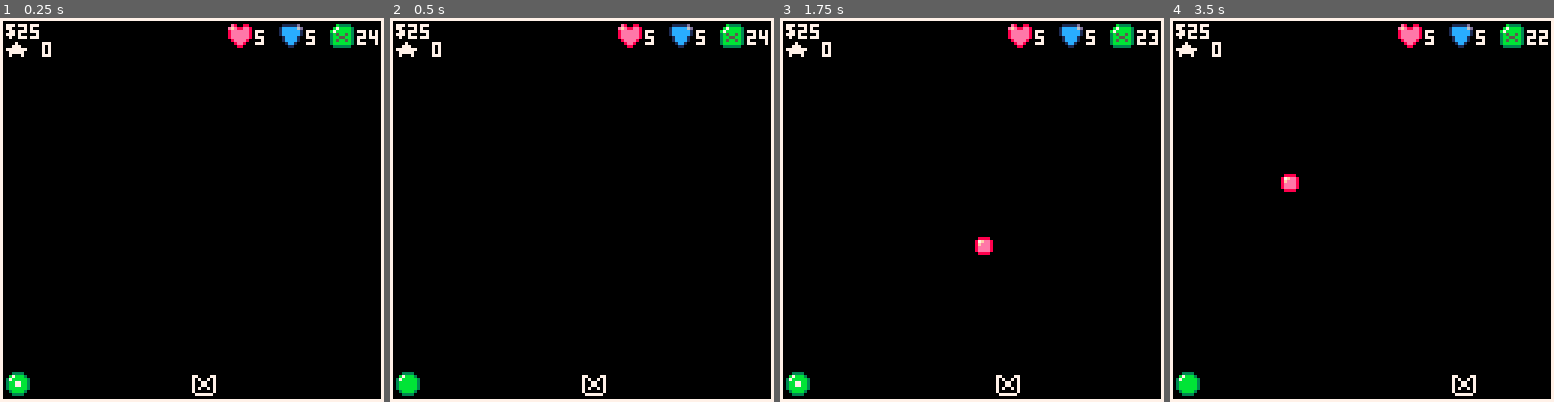
Above: before the commit, frames 1-4 (left to right).
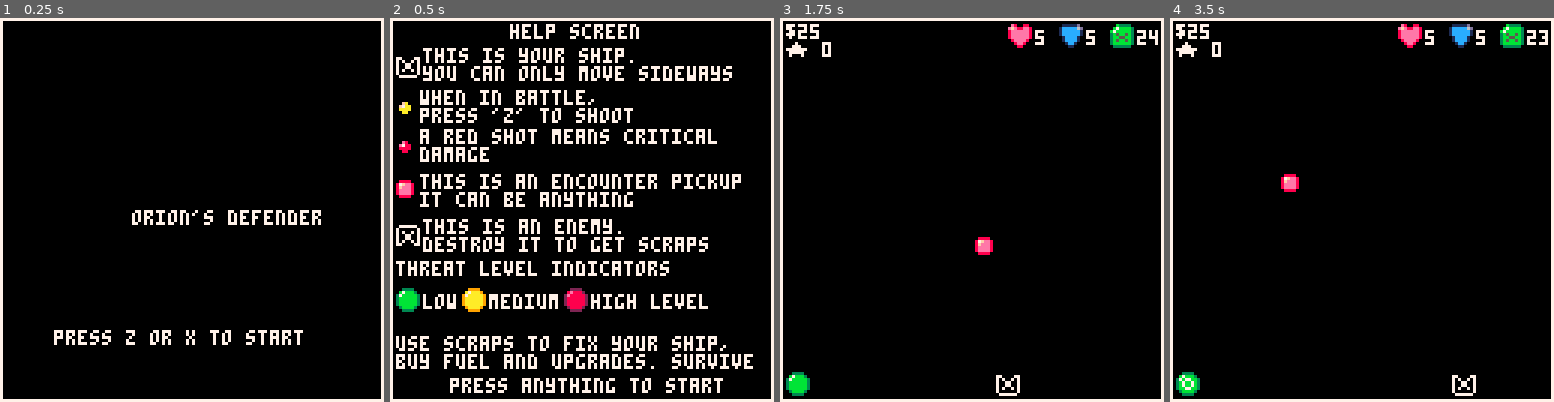
Above: after the commit, the same moments.

Repository: NinetiesPaul/Orion-s-Defender
Game: PICO-8 cartridge orionsdefender.p8
The game is run twice, just before and just after one commit, with the same random seed, the same clock (stepped at 60 frames per second) and the same inputs.
Inputs:
- Up to frame 1 (0.25 s): no input
- Up to frame 2 (0.5 s): tap X (X key) at 0.33 s
- Up to frame 3 (1.75 s): tap O (Z key) at 0.7, 1.7 s; tap X (X key) at 1.07 s; hold Right from 1.6 s (still down)
- Up to frame 4 (3.5 s): tap X (X key) at 1.85, 2.97 s; release Right at 2.1 s; tap O (Z key) every 0.4 s from 2.1 to 3.3 s; hold Up 2.15-2.42 s; hold Right 2.47-3.03 s; hold Left from 3.08 s (still down)

The runs differ from the first frame. In frame 1, 3.9% of the frame differs, in the area x 1-99%, y 1-99%; in frame 2, 20%; in frame 3, less than 0.1%; in frame 4, less than 0.1%.

Commit message:
added start and help screen

Diff:
--- a/orionsdefender.p8
+++ b/orionsdefender.p8
@@ -29,13 +29,15 @@
 		2, -- 2 battle
 		3, -- 3 rewards
 		4, -- 4 store
-		5 -- 5 game over
+		5, -- 5 game over
+		6, -- 6 start screen
+		7 -- 7 tutorial
 	}
 	-- general purpose variables
 	score = 0
 	difficulty = 1
 	clock = 0
-	current_view = views[1]
+	current_view = views[6]
 	rewards_given = false
 	r_fuel = 0
 	r_scraps = 0
@@ -155,6 +157,41 @@
   if (fuel <= 0) print("you ran out of fuel",23,72)
  	print("press z or x to restart", 18, 104)
  end
+
+ if current_view == 6 then
+  print("orion's defender",44,64)
+  print("press z or x to start", 18, 104)
+ end
+
+ if current_view == 7 then
+ 	print("help screen", 40, 2)
+
+ 	spr(017, 2, 12)
+ 	print("this is your ship. \nyou can only move sideways", 11, 10)
+
+ 	spr(001, 1, 26)
+ 	print("when in battle, \npress 'z' to shoot", 10, 24)
+ 	spr(049, 1, 39)
+ 	print("a red shot means critical\ndamage", 10, 37)
+
+ 	spr(000, 1, 53)
+ 	print("this is an encounter pickup\nit can be anything", 10, 52)
+
+ 	spr(016, 2, 69)
+ 	print("this is an enemy.\ndestroy it to get scraps", 11, 67)
+
+ 	print("threat level indicators", 2, 81)
+ 	spr(006, 2, 90)
+ 	print("low", 11, 92)
+ 	spr(022, 24, 90)
+ 	print("medium", 33, 92)
+ 	spr(038, 58, 90)
+ 	print("high level", 67, 92)
+
+ 	print("use scraps to fix your ship,\nbuy fuel and upgrades. survive", 2, 106)
+
+		print("press anything to start", 20, 120)
+ end
 end
 
 function _update()
@@ -183,6 +220,9 @@
 	end
 	if current_view == 5 then
 		restart_from_gameover()
+	end
+	if current_view == 6 or current_view == 7 then
+		start()
 	end
 	if current_view != 1 then
 		encounters = {}
@@ -409,6 +449,18 @@
  if (btn(0) and ship_x > 0) ship_x-=2
  --if (btn(2) and ship_y > 0) ship_y-=2
  --if (btn(3) and ship_y < 120) ship_y+=2
+end
+
+function start()
+	if btnp(4) then
+		sfx(01)
+	 current_view = views[1]
+	end
+
+	if btnp(5) then
+		sfx(01)
+	 current_view = views[7]
+	end
 end
 -->8
 -- enemies
